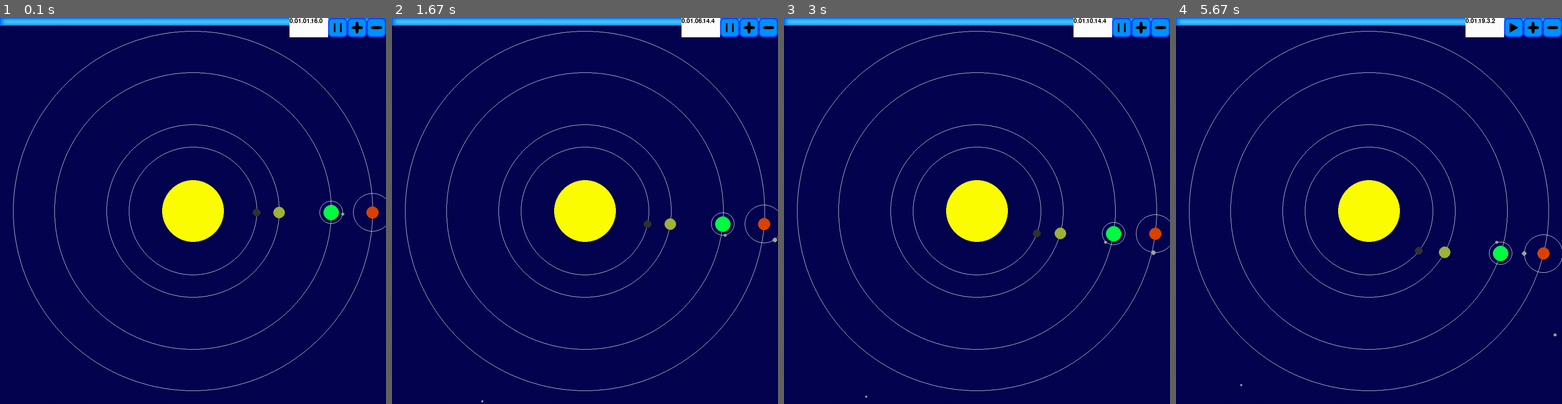
Above: before the commit, frames 1-4 (left to right).
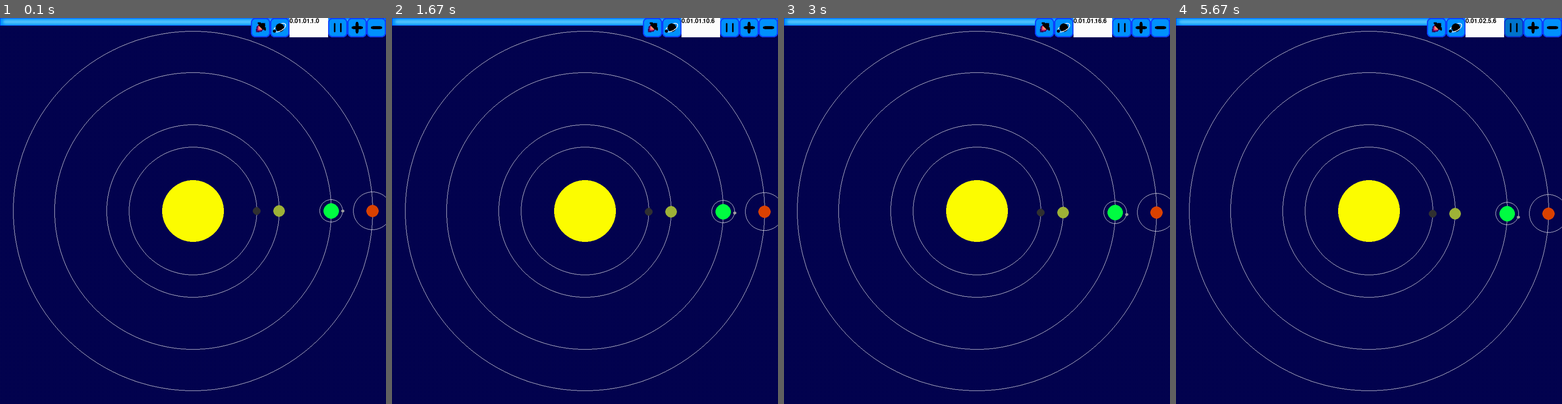
Above: after the commit, the same moments.

Repository: Polariusz/PygameSpace
Game: pygame game, started from Core.py
Two runs of this game, one before a commit and one after it. Both use one fixed random seed, a clock stepped at 60 frames per second and the inputs below.
Inputs (mouse positions are in pixels of both pictures, inside the frame that each line leads up to):
- Up to frame 1 (0.1 s): no input
- Up to frame 2 (1.67 s): press the mouse at (766, 25) at 0.37 s; move the mouse to (615, 91) at 0.47 s; release the mouse at (465, 153) at 0.6 s; press the mouse at (766, 25) at 0.7 s; move the mouse to (650, 133) at 0.8 s; release the mouse at (534, 238) at 0.93 s; press the mouse at (727, 25) at 1.03 s; move the mouse to (627, 56) at 1.13 s; release the mouse at (523, 83) at 1.27 s; press the mouse at (727, 25) at 1.37 s; move the mouse to (585, 75) at 1.47 s; release the mouse at (438, 126) at 1.6 s
- Up to frame 3 (3 s): press the mouse at (1139, 25) at 1.7 s; move the mouse to (1011, 126) at 1.8 s; release the mouse at (880, 226) at 1.93 s; press the mouse at (1158, 25) at 2.03 s; move the mouse to (1142, 48) at 2.13 s; release the mouse at (1123, 68) at 2.27 s; press the mouse at (1139, 25) at 2.37 s; move the mouse to (996, 75) at 2.47 s; release the mouse at (853, 126) at 2.6 s; press the mouse at (1158, 25) at 2.7 s; move the mouse to (1100, 68) at 2.8 s; release the mouse at (1042, 110) at 2.93 s
- Up to frame 4 (5.67 s): press the mouse at (1531, 25) at 3.03 s; move the mouse to (1438, 180) at 3.13 s; release the mouse at (1345, 330) at 3.27 s; press the mouse at (1531, 25) at 3.37 s; move the mouse to (1388, 75) at 3.47 s; release the mouse at (1245, 126) at 3.6 s; press the mouse at (1550, 25) at 3.7 s; move the mouse to (1523, 114) at 3.8 s; release the mouse at (1492, 203) at 3.93 s; press the mouse at (1511, 25) at 4.03 s; move the mouse to (1500, 153) at 4.13 s; release the mouse at (1484, 280) at 4.27 s; press the mouse at (1511, 25) at 4.37 s; move the mouse to (1484, 172) at 4.47 s; release the mouse at (1453, 319) at 4.6 s; press the mouse at (1550, 25) at 4.7 s; move the mouse to (1388, 187) at 4.8 s; release the mouse at (1230, 346) at 4.93 s; press the mouse at (1511, 25) at 5.53 s; move the mouse to (1419, 176) at 5.63 s

The runs differ from the first frame. In frame 1, 0.8% of the frame differs, in the area x 65-100%, y 0-56%; in frame 2, 1.3%; in frame 3, 1.3%; in frame 4, 1.6%, in the area x 16-100%, y 0-96%.

Commit message:
Updated buttons, added two more with pictures

Diff:
--- a/ArrayList.py
+++ b/ArrayList.py
@@ -126,3 +126,15 @@
                 self.array.pop(i)
                 print("IN ARRAYLIST|WindowList|-del_window_object: Window {}, deleted!".format(temp_name))
                 break
+
+
+class ButtonList:
+    def __init__(self):
+        self.array = []
+        self.temp = None
+
+    def add_button(self, b):
+        self.array.append(b)
+
+    def insert_button(self, b):
+        self.array.insert(0, b)
--- a/Asteroid.py
+++ b/Asteroid.py
@@ -8,7 +8,7 @@
 class Asteroid:
     G = (6.674 * 10 ** (-11))
 
-    def __init__(self, pos, radius, mass, colour, name, habitability, x_deviation, y_deviation, set_angle):
+    def __init__(self, pos, radius, mass, colour, name, habitability, x_deviation, y_deviation, set_angle, colonised):
         self.name = name
         self.pos = pos
         self.true_pos = self.pos
@@ -20,6 +20,8 @@
         self.x_deviation = x_deviation
         self.y_deviation = y_deviation
         self.habitability = habitability
+        self.starting_angle = set_angle
+        self.colonised = colonised
 
         self.starting_pos = [0, 0, False]
         self.resources = None
@@ -37,19 +39,20 @@
 
     def move(self, paused):
         self.previous_pos = self.true_pos
-        if self.starting_pos[2] is False:
-            self.starting_pos[0] = self.true_pos[0]
-            self.starting_pos[1] = self.true_pos[1]
-            self.starting_pos[2] = True
         self.true_pos = [(self.pos[0] - self.star.pos[0]) * math.cos(.1 * self.angle * self.scalar) +
                          self.star.pos[0] + self.x_deviation,
                          (self.pos[1] - self.star.pos[1]) * math.sin(.1 * self.angle * self.scalar) +
                          self.star.pos[1] + self.y_deviation]
+        if self.starting_pos[2] is False:
+            self.starting_pos[0] = (self.true_pos[0] - self.star.pos[0]) * math.cos(0.1*0*self.scalar) + self.star.pos[0] + self.x_deviation
+            self.starting_pos[1] = (self.true_pos[1] - self.star.pos[1]) * math.cos(0.1*0*self.scalar) + self.star.pos[1] + self.y_deviation
+            self.starting_pos[2] = True
         if paused is False:
             self.angle += 2
         if self.angle > 1000:
-            if self.starting_pos[0] - .1 < self.true_pos[0] < self.starting_pos[0] + .1 and self.starting_pos[1] - .1 < self.true_pos[1] < self.starting_pos[1] + .1:
+            if 0.99999 < math.cos(.1 * self.scalar * self.angle) < 1.00001:
                 self.angle = 0
+                print("{} has successfully orbited the sun!".format(self.name))
 
     def gravity_to_star(self):
         self.scalar = sqrt(self.G * self.star.mass) / sqrt(((self.pos[0] - self.star.pos[0] - self.x_deviation) ** 2 +
--- a/Core.py
+++ b/Core.py
@@ -12,9 +12,10 @@
 from ArrayList import AsteroidList
 from ArrayList import WindowList
 from ResourceList import PlayerResources
-
+from ArrayList import ButtonList
 
 # classes
+
 
 class Button:
     def __init__(self, pos, size, colour_calm, colour_clicked, name, image_calm, image_clicked):
@@ -25,24 +26,38 @@
         self.name = name
         self.image_calm = image_calm
         self.image_clicked = image_clicked
-        self.current_image = image_calm
+        self.current_image = image_calm[0]
         self.current_colour = self.colour_calm
         self.rectangle = pygame.Rect(self.pos[0], self.pos[1], self.size[0], self.size[1])
+
+        self.clicked = False
+        self.image_index = 0
 
     def mouse_clicked(self, event):
         x, y = pygame.mouse.get_pos()
         if pygame.mouse.get_pressed()[0]:
             if self.rectangle.collidepoint(x, y):
                 # self.current_colour = self.colour_clicked
-                self.current_image = self.image_clicked
-                key_clicked(self.name)
+                self.current_image = self.image_clicked[self.image_index]
+                self.clicked = True
             else:
                 # self.current_colour = self.colour_calm
                 pass
 
     def mouse_released(self):
-        if self.name != "pause":
-            self.current_image = self.image_calm
+
+        if self.clicked is True:
+            self.clicked = False
+            if self.name != "pause":
+                self.current_image = self.image_calm[self.image_index]
+
+            if self.name == 'pause':
+                if self.image_index == 0:
+                    self.image_index = 1
+                elif self.image_index == 1:
+                    self.image_index = 0
+                self.current_image = self.image_calm[self.image_index]
+            key_clicked(self.name)
 
     def show_button(self):
         # pygame.draw.rect(screen, self.current_colour, self.rectangle)
@@ -50,6 +65,22 @@
 
 
 # methods
+
+
+def key_clicked(name):
+    global button_pause_bool
+    global button_plus_bool
+    global button_minus_bool
+    if name == 'pause' and button_pause_bool is False:
+        button_pause_bool = True
+    elif name == 'pause' and button_pause_bool is True:
+        button_pause_bool = False
+    if name == 'plus':
+        button_plus_bool = True
+        # button_plus.current_image = button_plus.image_clicked
+    if name == 'minus':
+        button_minus_bool = True
+        # button_minus.current_image = button_minus.image_clicked
 
 
 def distance_from_mouse_to_rocks():
@@ -71,8 +102,12 @@
     global move_window
     flag_range_planet_index = None   # range_planet_index is saved here when the method wants to create a window.
     flag_to_make_a_window = True    # It is set to false when this method recognises that a window is already there.
+
     for delete in range(len(planets.array)):
         planets.array[delete].unselect_it()
+    for delete_moon_select in range(len(moons.array)):
+        moons.array[delete_moon_select].unselect_it()
+
     for range_planet_index in range(len(planets.array)):
         if planets.array[range_planet_index].radius > distances[range_planet_index]:
             # if planet radius is smaller than the one of the distance between mouse and a planet
@@ -88,6 +123,21 @@
                         flag_to_make_a_window = False
             if flag_to_make_a_window:   # if flag is true, go to the create_window method to make one!
                 create_window(flag_range_planet_index)
+
+    for range_moon_index in range(len(moons.array)):
+        if moons.array[range_moon_index].radius > distances[range_moon_index + len(planets.array)]:
+            if range(len(windows.array)) == range(0, 0):
+                flag_range_planet_index = range_moon_index + len(planets.array)
+            else:
+                for check_windows in range(len(windows.array)):
+                    if moons.array[range_moon_index].name != windows.array[check_windows].name:
+                        flag_range_planet_index = range_moon_index + len(planets.array)
+                    else:
+                        flag_to_make_a_window = False
+            if flag_to_make_a_window:
+                print(flag_range_planet_index)
+                create_window(flag_range_planet_index)
+
     if flag_to_make_a_window:   # move the window a bit (50 pixels) to the right and down
         if move_window[0] != 400:
             move_window[0] += 50
@@ -98,28 +148,17 @@
 
 
 def create_window(range_and_planets):
-    planets.array[range_and_planets].select_it()
-    windows.create_and_insert_window((200 + move_window[0], 50 + move_window[1]), (250, 400),
-                                     planets.array[range_and_planets],
-                                     (planets.array[range_and_planets].get_name()))
-
-
-def key_clicked(name):
-    global button_pause_bool
-    global button_plus_bool
-    global button_minus_bool
-    if name == 'pause' and button_pause_bool is False:
-        button_pause_bool = True
-        button_pause.current_image = button_pause.image_clicked
-    elif name == 'pause' and button_pause_bool:
-        button_pause_bool = False
-        button_pause.current_image = button_pause.image_calm
-    if name == 'plus':
-        button_plus_bool = True
-        # button_plus.current_image = button_plus.image_clicked
-    if name == 'minus':
-        button_minus_bool = True
-        # button_minus.current_image = button_minus.image_clicked
+    if range_and_planets < len(planets.array):
+        planets.array[range_and_planets].select_it()
+        windows.create_and_insert_window((200 + move_window[0], 50 + move_window[1]), (250, 400),
+                                         planets.array[range_and_planets],
+                                         (planets.array[range_and_planets].get_name()))
+    else:
+        moon_index = range_and_planets - len(planets.array)
+        moons.array[moon_index].select_it()
+        windows.create_and_insert_window((200 + move_window[0], 50 + move_window[1]), (250, 400),
+                                         moons.array[moon_index],
+                                         (moons.array[moon_index].get_name()))
 
 
 def move_clicked_window_index_forward(clicked_window_index):
@@ -229,16 +268,15 @@
             if event.type == pygame.QUIT:
                 running = False
             elif event.type == pygame.MOUSEBUTTONDOWN and pygame.mouse.get_pressed()[0]:
-                button_plus.mouse_clicked(event)
-                button_minus.mouse_clicked(event)
-                button_pause.mouse_clicked(event)
+                for amount_of_buttons in range(len(buttons.array)):
+                    buttons.array[amount_of_buttons].mouse_clicked(event)
                 clicked_down_at_planet = True
             elif event.type == pygame.MOUSEBUTTONUP:
                 for i in range(len(windows.array)):
                     windows.array[i].holds_the_bar = False
                     move_window_once = False
-                button_plus.mouse_released()
-                button_minus.mouse_released()
+                for amount_of_buttons in range(len(buttons.array)):
+                    buttons.array[amount_of_buttons].mouse_released()
                 mouse_x = 0
                 mouse_y = 0
             elif event.type == pygame.KEYDOWN:
@@ -250,6 +288,9 @@
                             for check_true_origin in range(len(planets.array)):
                                 if planets.array[check_true_origin] is windows.array[i].origin:
                                     planets.array[check_true_origin].name = windows.array[i].name
+                            for check_true_origin_moon in range(len(moons.array)):
+                                if moons.array[check_true_origin_moon] is windows.array[i].origin:
+                                    moons.array[check_true_origin_moon].name = windows.array[i].name
                                     # This is terrible but it works ;c
                         elif event.key == K_BACKSPACE:
                             if len(windows.array[i].name) > 0:
@@ -278,8 +319,6 @@
         #     asteroids.array[i].draw_my_orbit(screen)
 
         # --- StarPlanetMoonAsteroid ---
-
-        # pygame.draw.circle(screen, s1.colour, s1.pos, s1.radius, width=s1.radius-1)
         s1.draw_me(screen)
 
         for i in range(len(planets.array)):
@@ -292,10 +331,8 @@
             asteroids.array[i].draw_me(screen)
 
         distance_from_mouse_to_rocks()
-        #distance()
 
         if pygame.mouse.get_pressed()[0] and clicked_down_at_planet is True:
-            # planet_clicked()
             rock_clicked()
 
         # --- Windows ---
@@ -309,16 +346,14 @@
         pygame.draw.rect(screen, '#ffffff', date_rectangle)
         font = pygame.font.SysFont(None, 24)
         img = font.render(date_string, True, 'black')
-        #img = font.render(str(date_five_hours/5), True, 'black')
         screen.blit(img, date_rectangle)
         font = None
         img = None
 
         # --- Buttons ---
 
-        button_plus.show_button()
-        button_minus.show_button()
-        button_pause.show_button()
+        for amount_of_buttons in range(len(buttons.array)):
+            buttons.array[amount_of_buttons].show_button()
 
         # flip() the display to put your work on screen
         pygame.display.flip()
@@ -403,41 +438,41 @@
 
 s1 = Star([500, 500], 80, 1989000000, '#ffff00')
 
-p1 = Planet([166, 166], 10, 20, '#333333', "p1", 0, 0, 0)
+p1 = Planet([166, 166], 10, 20, '#333333', "p1", 0, 0, 0, False)
 p1.main_star(s1)
-p2 = Planet([224, 224], 15, 30, '#a0b43a', "p2", 0, 0, 0)
+p2 = Planet([224, 224], 15, 30, '#a0b43a', "p2", 0, 0, 0, False)
 p2.main_star(s1)
-p3 = Planet([359, 359], 20, 40, '#00ff44', "p3", 100, 0, 0)
+p3 = Planet([359, 359], 20, 40, '#00ff44', "p3", 100, 0, 0, True)
 p3.main_star(s1)
-p4 = Planet([466, 466], 16, 32, '#dd4403', "p4", 0, 0, 0)
+p4 = Planet([466, 466], 16, 32, '#dd4403', "p4", 0, 0, 0, False)
 p4.main_star(s1)
-p5 = Planet([712, 712], 37, 74, '#ffff44', "p5", 0, 0, 0)
+p5 = Planet([712, 712], 37, 74, '#ffff44', "p5", 0, 0, 0, False)
 p5.main_star(s1)
-p6 = Planet([853, 853], 30, 60, '#f0f0aa', "p6", 0, 0, 0)
+p6 = Planet([853, 853], 30, 60, '#f0f0aa', "p6", 0, 0, 0, False)
 p6.main_star(s1)
-p7 = Planet([980, 980], 32, 64, '#0ff0ff', "p7", 0, 0, 0)
+p7 = Planet([980, 980], 32, 64, '#0ff0ff', "p7", 0, 0, 0, False)
 p7.main_star(s1)
-p8 = Planet([1147, 1147], 33, 66, '#a389be', "p8", 0, 0, 0)
+p8 = Planet([1147, 1147], 33, 66, '#a389be', "p8", 0, 0, 0, False)
 p8.main_star(s1)
-m1 = Moon([30, 30], 4, 8, '#a0a0a0', "m1")
+m1 = Moon([30, 30], 4, 8, '#a0a0a0', "m1", 0, False)
 m1.main_planet(p3)
-m2 = Moon([50, 50], 6, 12, "#a4a4a4", "m2")
+m2 = Moon([50, 50], 6, 12, "#a4a4a4", "m2", 0, False)
 m2.main_planet(p4)
-m3 = Moon([68, 68], 5, 10, '#a8a8a8', "m3")
+m3 = Moon([68, 68], 5, 10, '#a8a8a8', "m3", 0, False)
 m3.main_planet(p5)
-m4 = Moon([57, 57], 6, 12, '#a8a8a8', "m4")
+m4 = Moon([57, 57], 6, 12, '#a8a8a8', "m4", 0, False)
 m4.main_planet(p5)
-m5 = Moon([51, 51], 5, 10, '#a3a3a3', "m5")
+m5 = Moon([51, 51], 5, 10, '#a3a3a3', "m5", 0, False)
 m5.main_planet(p5)
-m6 = Moon([45, 45], 4, 8, '#f8a8a8', "m6")
+m6 = Moon([45, 45], 4, 8, '#f8a8a8', "m6", 0, False)
 m6.main_planet(p5)
-a1 = Asteroid([550, 550], 2, 4, '#a0a0a0', '#a1', 0, 0, 0, 0)
+a1 = Asteroid([550, 550], 2, 4, '#a0a0a0', 'a1', 0, 0, 0, 0, False)
 a1.main_star(s1)
-a2 = Asteroid([560, 560], 3, 6, '#a0a0a0', '#a2', 0, 0, 0, 69696969)
+a2 = Asteroid([560, 560], 3, 6, '#a0a0a0', 'a2', 0, 0, 0, 69696969, False)
 a2.main_star(s1)
-a3 = Asteroid([570, 570], 2, 4, '#a0a0a0', '#a3', 0, 0, 0, 4562)
+a3 = Asteroid([570, 570], 2, 4, '#a0a0a0', 'a3', 0, 0, 0, 4562, False)
 a3.main_star(s1)
-a4 = Asteroid([580, 580], 4, 8, '#a0a0a0', '#a4', 0, 0, 0, 8899)
+a4 = Asteroid([580, 580], 4, 8, '#a0a0a0', 'a4', 0, 0, 0, 8899, False)
 a4.main_star(s1)
 
 planets = PlanetList()
@@ -467,22 +502,44 @@
 
 # --- Images ---
 
-pause_image = pygame.image.load('Pause.png')                    # shown when the game is not paused
-play_image = pygame.image.load('Play.png')                      # shown when the game is paused
-plus_image = pygame.image.load('Plus.png')                      # always shown except when the button is clicked
-plus_clicked_image = pygame.image.load('Plus_Clicked.png')      # shown when the plus button is clicked
-minus_image = pygame.image.load('Minus.png')                    # always shown except when the button is clicked
-minus_clicked_image = pygame.image.load('Minus_Clicked.png')    # shown when the minus button is clicked
-UI_top = pygame.image.load('Blue.png')                          # always shown on the top
+pause_image = pygame.image.load('Pause_Button.png')                     # shown when the game is not paused
+pause_image_clicked = pygame.image.load('Pause_Button_Clicked.png')
+play_image = pygame.image.load('Play_Button.png')                   # shown when the game is paused
+play_image_clicked = pygame.image.load('Play_Button_Clicked.png')
+plus_image = pygame.image.load('Plus_Button.png')                   # always shown except when the button is clicked
+plus_image_clicked = pygame.image.load('Plus_Button_Clicked.png')       # shown when the plus button is clicked
+minus_image = pygame.image.load('Minus_Button.png')                 # always shown except when the button is clicked
+minus_image_clicked = pygame.image.load('Minus_Button_Clicked.png')     # shown when the minus button is clicked
+ships_image = pygame.image.load('Ships_Button.png')
+ships_image_clicked = pygame.image.load('Ships_Clicked_Button.png')
+planets_image = pygame.image.load('Planets_Button.png')
+planets_image_clicked = pygame.image.load('Planets_Clicked_Button.png')
+UI_top = pygame.image.load('Blue.png')                                  # always shown on the top
 
 # --- Buttons ---
 
-button_pause = Button((850, 0), (50, 50), '#00ff00', '#00aa00', "pause", pause_image, play_image)
+# button_science = Button[(700, 50), (50, 50), None, None, 'ships', [None, None], [None, None]]
+
+button_ships = Button((650, 0), (50, 50), None, None, 'ships', [ships_image, None], [ships_image_clicked, None])
+
+button_planets = Button((700, 0), (50, 50), None, None, 'planets', [planets_image, None], [planets_image_clicked, None])
+
+button_pause = Button((850, 0), (50, 50), '#00ff00', '#00aa00', "pause", [pause_image, play_image],
+                      [pause_image_clicked, play_image_clicked])
 # used to pause or resume the game
-button_plus = Button((900, 0), (50, 50), '#0000ff', '#0000aa', "plus", plus_image, plus_clicked_image)
+button_plus = Button((900, 0), (50, 50), '#0000ff', '#0000aa', "plus", [plus_image, None],
+                     [plus_image_clicked, None])
 # used to speed the game up
-button_minus = Button((950, 0), (50, 50), '#ff0000', '#aa0000', "minus", minus_image, minus_clicked_image)
+button_minus = Button((950, 0), (50, 50), '#ff0000', '#aa0000', "minus", [minus_image, None],
+                      [minus_image_clicked, None])
 # used to slow the game down
+
+buttons = ButtonList()
+buttons.add_button(button_ships)
+buttons.add_button(button_planets)
+buttons.add_button(button_pause)
+buttons.add_button(button_plus)
+buttons.add_button(button_minus)
 
 # --- UI things ---
 
@@ -508,7 +565,7 @@
 move_time_forward = 100000      # Moves the timer forward to make the planets start in a different position than on the right side
 time_forward = False            # If true, then move_time_forward is accepted
 accelerate_time = 16            # The greater the number, the faster the game progresses
-accelerate_time_bool = True     # If true, then the game uses accelerate_time to... accelerate the game
+accelerate_time_bool = False     # If true, then the game uses accelerate_time to... accelerate the game
 date_five_hours = 0             # The current displayed time measured in five hours per tick
 move_window_once = False        # Used to move clicked window in windows.array to the front only once
 background_colour = '#050550'   # Used as a background colour for the game
--- a/Moon.py
+++ b/Moon.py
@@ -6,7 +6,7 @@
 class Moon:
     G = (6.674 * 10 ** (-11))
 
-    def __init__(self, pos, radius, mass, colour, name):
+    def __init__(self, pos, radius, mass, colour, name, habitability, colonised):
         self.pos = pos
         self.true_pos = pos
         self.radius = radius
@@ -14,7 +14,10 @@
         self.colour = colour
         self.name = name
         self.main_planet_true_pos = [0, 0]
+        self.habitability = habitability
+        self.colonised = colonised
 
+        self.selected = False
         self.starting_pos = [0, 0, False]
         self.planet = None
         self.scalar = 0
@@ -49,7 +52,6 @@
         if self.angle > 1000:
             if 0.9999 < math.cos(.1 * self.scalar * self.angle) < 1.0001:
                 self.angle = 0
-                print("{} has successfully orbited the planet!".format(self.name))
 
     def gravity_to_planet(self):
         self.scalar = (self.mass * self.planet.mass * 1/750)/sqrt((self.true_pos[0] - self.planet.true_pos[0]) ** 2 +
@@ -63,9 +65,21 @@
         pygame.draw.circle(s, self.colour, self.true_pos, self.radius, width=self.radius - 1)
         pygame.draw.rect(s, self.colour, (self.true_pos[0] - 1, self.true_pos[1] - 1, 2, 2))
 
+        if self.selected is True:
+            pygame.draw.circle(s, 'white', self.true_pos, self.radius + 10, width=5)
+
     def draw_my_orbit(self, s):
         temp_pos = ((self.planet.true_pos[0] - (self.pos[0] - self.planet.true_pos[0])),
                     (self.planet.true_pos[1] - (self.pos[1] - self.planet.true_pos[1])))
         temp_radius = (2 * (self.pos[0] - self.planet.true_pos[0]), 2 * (self.pos[1] - self.planet.true_pos[1]))
         temp_rect = (temp_pos, temp_radius)
         pygame.draw.ellipse(s, '#ffffff', temp_rect, width=1)
+
+    def select_it(self):
+        self.selected = True
+
+    def unselect_it(self):
+        self.selected = False
+
+    def get_name(self):
+        return self.name
--- a/Planet.py
+++ b/Planet.py
@@ -8,7 +8,7 @@
 class Planet:
     G = (6.674 * 10 ** (-11))
 
-    def __init__(self, pos, radius, mass, colour, name, habitability, x_deviation, y_deviation):
+    def __init__(self, pos, radius, mass, colour, name, habitability, x_deviation, y_deviation, colonised):
         self.name = name
         self.pos = pos
         self.true_pos = self.pos
@@ -20,6 +20,7 @@
         self.x_deviation = x_deviation
         self.y_deviation = y_deviation
         self.habitability = habitability
+        self.colonised = colonised
 
         self.starting_pos = [0, 0, False]
         self.resources = None
Renamed: Minus.png -> Minus_Button.png
Renamed: Minus_Clicked.png -> Minus_Button_Clicked.png
Renamed: Pause.png -> Pause_Button.png
Binary file added: Pause_Button_Clicked.png
Binary file added: Planets_Button.png
Binary file added: Planets_Clicked_Button.png
Renamed: Play.png -> Play_Button.png
Binary file added: Play_Button_Clicked.png
Renamed: Plus.png -> Plus_Button.png
Renamed: Plus_Clicked.png -> Plus_Button_Clicked.png
Binary file added: Ships_Button.png
Binary file added: Ships_Clicked_Button.png
